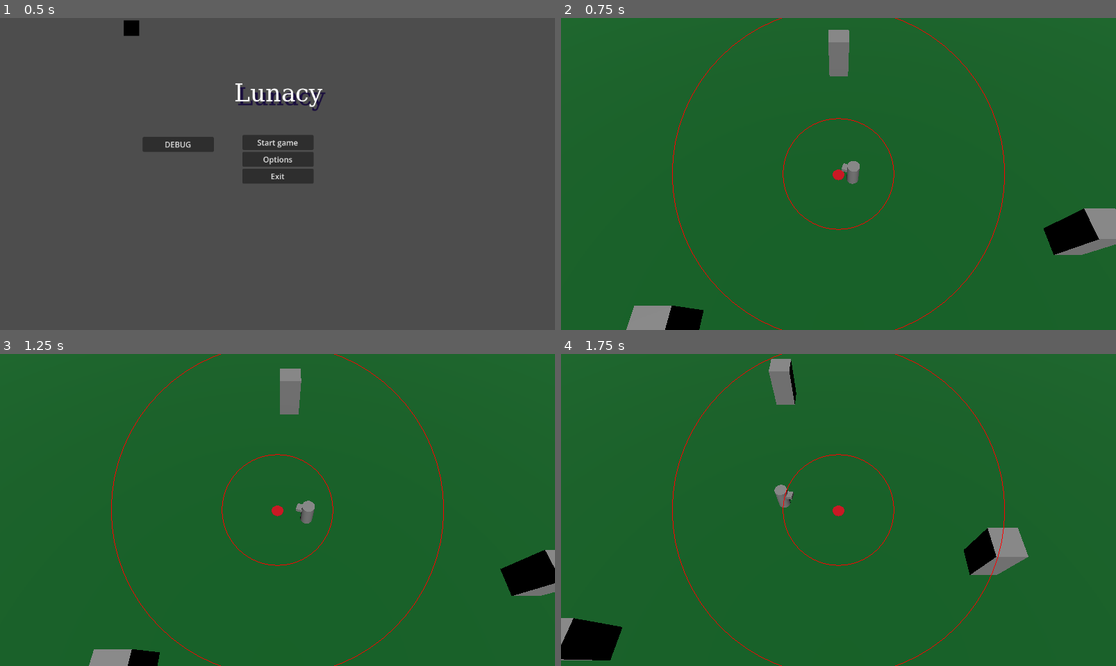
Above: before the commit, frames 1-4 (two rows, left to right).
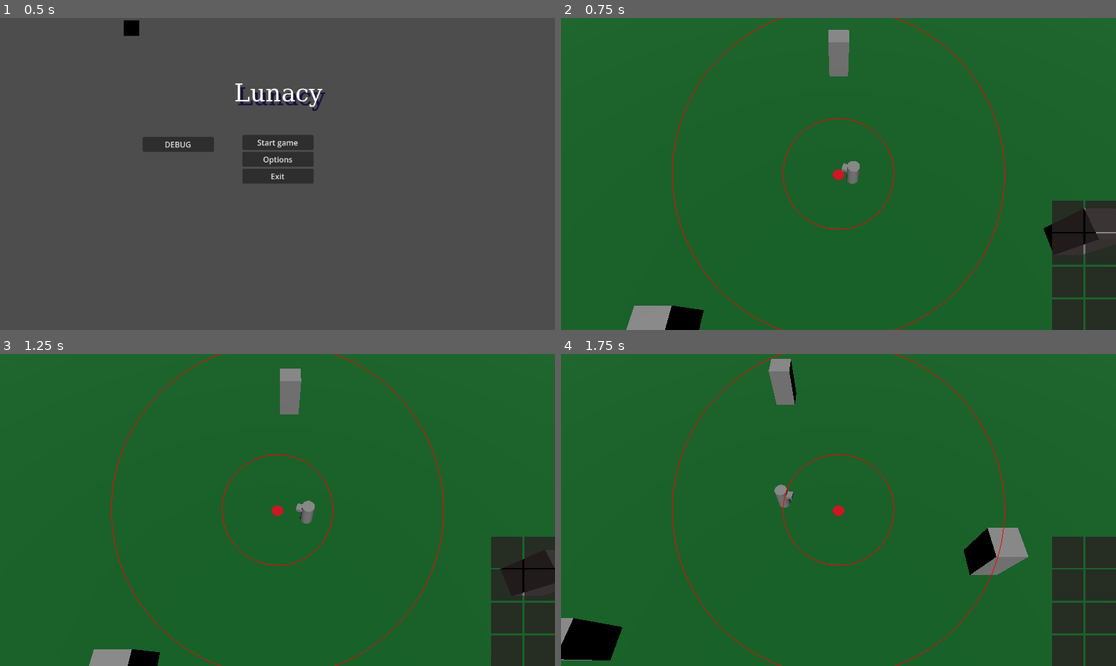
Above: after the commit, the same moments.

Repository: Sufforine/lunacy
Game: Godot game, scene res://scenes/main_menu.tscn
The game is run twice, just before and just after one commit, with the same random seed, the same clock (stepped at 60 frames per second) and the same inputs. Video files are missing from this copy of the repository; at most half a second of black plays in their place.
Inputs (mouse positions are in pixels of both pictures, inside the frame that each line leads up to):
- Up to frame 1 (0.5 s): no input
- Up to frame 2 (0.75 s): click "DEBUG" at 0.5 s
- Up to frame 3 (1.25 s): no input
- Up to frame 4 (1.75 s): click (1066, 553) at 1.27 s

Frame 1 is identical in both runs. In frame 2, 4.4% of the frame differs, in the area x 88-100%, y 58-100%; in frame 3, 4.4%; in frame 4, 4.4%.

Commit message:
Inentory anchors chng - Inventory in mission.tscn

Diff:
--- a/Scenes/Inventory/Inventory.tscn
+++ b/Scenes/Inventory/Inventory.tscn
@@ -5,22 +5,36 @@
 [ext_resource type="PackedScene" uid="uid://c0ly1uc6lqv6s" path="res://scenes/Inventory/Tooltip/Tooltip.tscn" id="3_ilh4p"]
 
 [node name="Inventory" type="Control" unique_id=338099603 node_paths=PackedStringArray("inventory_grid", "tooltip")]
+layout_direction = 1
 layout_mode = 3
-anchors_preset = 0
+anchors_preset = 8
+anchor_left = 0.5
+anchor_top = 0.5
+anchor_right = 0.5
+anchor_bottom = 0.5
+grow_horizontal = 2
+grow_vertical = 2
 script = ExtResource("1_u08j2")
 inventory_grid = NodePath("GridContainer")
 inventory_slot_scene = ExtResource("2_ilh4p")
 tooltip = NodePath("Tooltip")
 
 [node name="GridContainer" type="GridContainer" parent="." unique_id=2031891400]
-layout_mode = 0
-offset_right = 40.0
-offset_bottom = 40.0
+layout_mode = 1
+anchors_preset = 3
+anchor_left = 1.0
+anchor_top = 1.0
+anchor_right = 1.0
+anchor_bottom = 1.0
+offset_left = -64.0
+offset_top = -64.0
+grow_horizontal = 0
+grow_vertical = 0
 columns = 6
 
 [node name="Tooltip" parent="." unique_id=1997095140 instance=ExtResource("3_ilh4p")]
 layout_mode = 0
-offset_left = 976.75
-offset_top = 364.25
-offset_right = 1000.75
-offset_bottom = 376.25
+offset_left = 164.5
+offset_top = -88.5
+offset_right = 188.5
+offset_bottom = -76.5
--- a/scenes/mission.tscn
+++ b/scenes/mission.tscn
@@ -1,6 +1,7 @@
 [gd_scene format=3 uid="uid://b3qxvv8cnwgxo"]
 
 [ext_resource type="PackedScene" uid="uid://mmnrm4wv6kkk" path="res://Scripts/Camera/camera.tscn" id="2_bo1nx"]
+[ext_resource type="PackedScene" uid="uid://dwco8nnhhy1wv" path="res://scenes/Inventory/Inventory.tscn" id="3_cv0tx"]
 [ext_resource type="Script" uid="uid://ifo3cnqiqti7" path="res://Scripts/Player/player.gd" id="4_jjvhh"]
 
 [sub_resource type="StandardMaterial3D" id="StandardMaterial3D_7u77a"]
@@ -47,3 +48,14 @@
 
 [node name="CameraRig" parent="Player" unique_id=1214719725 node_paths=PackedStringArray("player") instance=ExtResource("2_bo1nx")]
 player = NodePath("..")
+
+[node name="Inventory" parent="Player" unique_id=338099603 instance=ExtResource("3_cv0tx")]
+anchors_preset = 3
+anchor_left = 1.0
+anchor_top = 1.0
+anchor_right = 1.0
+anchor_bottom = 1.0
+grow_horizontal = 0
+grow_vertical = 0
+rows = 4
+cols = 2
